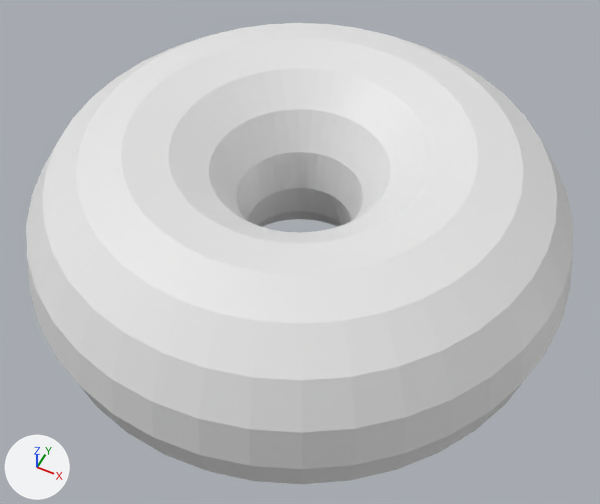
The Blender file Donut/donut.blend, before and after one commit.
Both versions are drawn from a camera (50 mm lens) standing at (0.0485, -0.0969, 0.1135) and looking at (0.0018, -0.0036, -0.0031). Lighting does not change. The marker at lower left points along +X, +Y and +Z.

The older version as bpy lines, for what is in view:
```python
me_torus = bpy.data.meshes.new('Torus')
me_torus.from_pydata(...)  # 640 vertices, 640 faces; spans x -0.05..0.05, y -0.05..0.05, z -0.021..0.021
ob_torus = bpy.data.objects.new('Torus', me_torus)
ob_torus.location = (0.0, 0.0, 0.0)
```
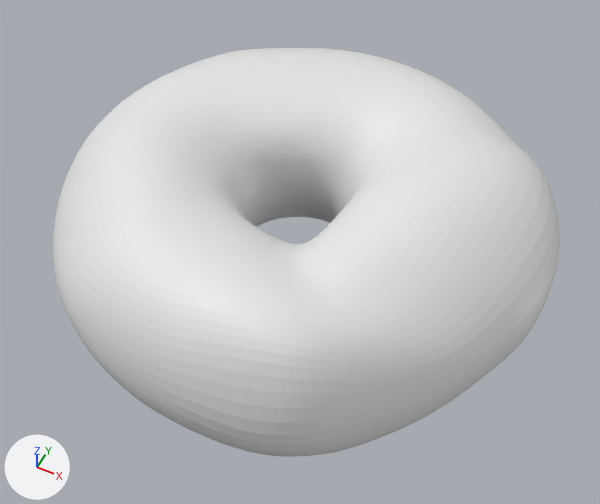
Commit message: donut2:Proportional editing

Boxes [x1, y1, x2, y2] around the edits, measured in the pictures (600 x 504 px):
'Torus', reshaped, modifiers changed (7% narrower, 11% shorter): before [26, 23, 573, 484]; after [53, 48, 560, 457]

The change in detail:
me_torus is used by ob_torus; location (0.0, 0.0, 0.0).
me_torus had 640 vertices, 640 faces and spanned x -0.05..0.05, y -0.05..0.05, z -0.021..0.021.
me_torus now has 640 vertices, 640 faces and spans x -0.0451..0.0475, y -0.0461..0.0445, z -0.0193..0.0228.
me_torus part 1: 640 of 640 vertices moved; they spanned x -0.05..0.05, y -0.05..0.05, z -0.021..0.021 and now span x -0.0451..0.0475, y -0.0461..0.0445, z -0.0193..0.0228; mean shift (-0.0007, -0.0008, 0.0004); largest move (0.0285, -0.0093, 0.021) -> (0.0183, -0.019, 0.0201).
Object 'Torus' (ob_torus) gains a SUBSURF modifier named 'Subdivision'.
